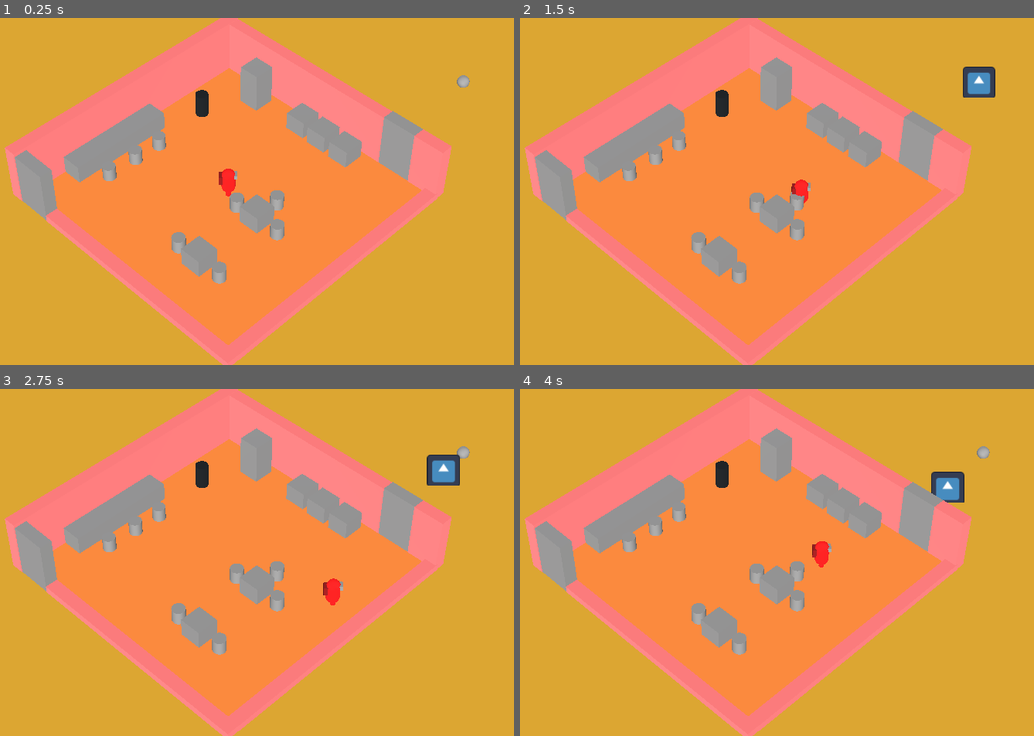
Above: before the commit, frames 1-4 (two rows, left to right).
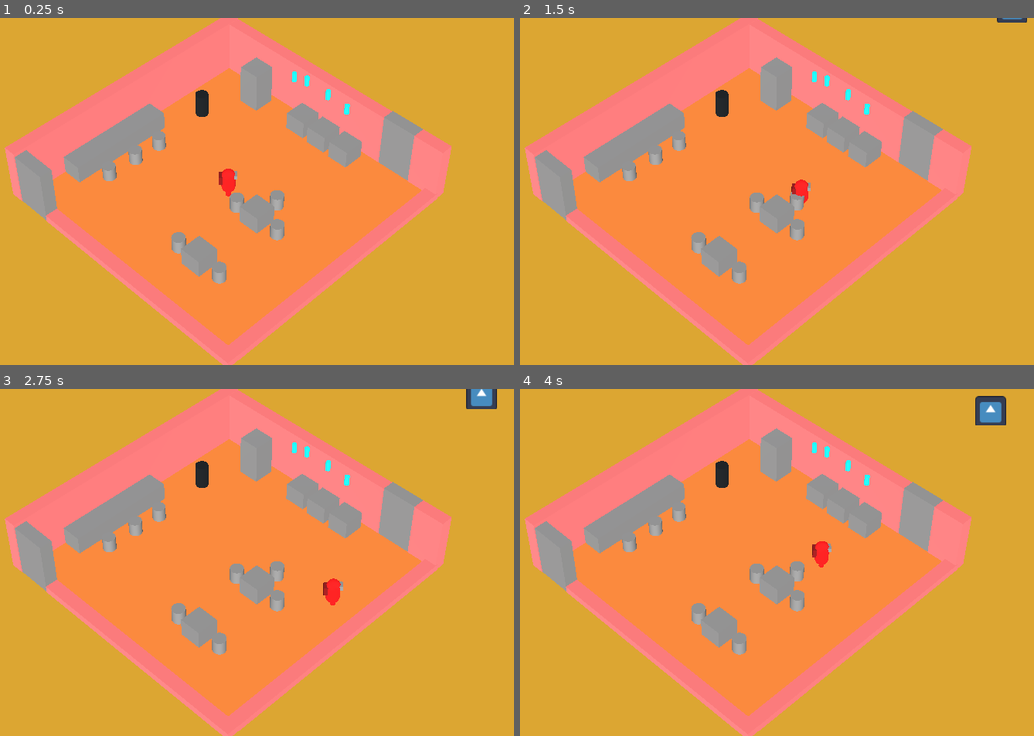
Above: after the commit, the same moments.

Repository: Kamjam/Bobaeria-Cafe
Game: Godot game, scene res://Scenes/Main.tscn
The game is run twice, just before and just after one commit, with the same random seed, the same clock (stepped at 60 frames per second) and the same inputs. The engine's default icon, where the game draws it, is replaced by a stand-in: a white triangle on a blue panel in a dark square.
Inputs:
- Up to frame 1 (0.25 s): no input
- Up to frame 2 (1.5 s): tap Enter at 0.5 s; hold D (right) 0.53-1.28 s; hold E (interact) 0.53-1.28 s; hold S (down) from 1.28 s (still down); tap E (interact) at 1.35 s
- Up to frame 3 (2.75 s): release S (down) at 2.03 s; hold D (right) from 2.03 s (still down); hold E (interact) from 2.03 s (still down)
- Up to frame 4 (4 s): release D (right) at 2.78 s; release E (interact) at 2.78 s; hold W (up) 2.78-3.53 s; tap E (interact) at 2.85 s; hold A (left) from 3.53 s (still down); hold E (interact) from 3.53 s (still down)

The runs differ from the first frame. In frame 1, 0.2% of the frame differs, in the area x 56-92%, y 15-28%; in frame 2, 0.8%; in frame 3, 1.1%; in frame 4, 1.2%, in the area x 56-95%, y 2-33%.

Commit message:
re pushed changes

Diff:
--- a/bobaeria-cafe/JoeFolder/Scripts/student.gd
+++ b/bobaeria-cafe/JoeFolder/Scripts/student.gd
@@ -30,34 +30,22 @@
 @onready var textScore : Label3D = $Score
 @onready var timer : Timer = $Timer
 @export var hasDrink : bool = false
-@export var test : bool
 func _init():
 	randomize()
-	if test:
-		if listToJudge[0] == 0:
-			listToJudge[0] = randi() % 5 + 1
-			SetRandomDesire(1)
-		while listToJudge[1] == 0:
-			var num = randi() % 5 + 1
-			if num != listToJudge[0]:
-				listToJudge[1] = num
-				SetRandomDesire(2)
-
-		while listToJudge[2] == 0:
-			var num = randi() % 5 + 1
-			if num != listToJudge[0] and num != listToJudge[1]:
-				listToJudge[2] = num
-				SetRandomDesire(3)
-	else:
-		listToJudge[0] = 1
+	if listToJudge[0] == 0:
+		listToJudge[0] = randi() % 5 + 1
 		SetRandomDesire(1)
-
-		listToJudge[1] = 2
-		SetRandomDesire(2)
-
-		listToJudge[2] = 3
-		SetRandomDesire(3)
-
+	while listToJudge[1] == 0:
+		var num = randi() % 5 + 1
+		if num != listToJudge[0]:
+			listToJudge[1] = num
+			SetRandomDesire(2)
+
+	while listToJudge[2] == 0:
+		var num = randi() % 5 + 1
+		if num != listToJudge[0] and num != listToJudge[1]:
+			listToJudge[2] = num
+			SetRandomDesire(3)
 
 	#print(listToJudge[0], listToJudge[1], listToJudge[2])
 func SetRandomDesire(num):
@@ -133,10 +121,10 @@
 
 				print("Cream", judgeThree)
 
-func JudgeDrink(otherDrink : bobaDrink) -> int:
+func JudgeDrink(otherDrink : bobaDrink):
 	match listToJudge[0]:
 			1:
-				if judgeOne >= (otherDrink.bubbleLevel -1) and judgeOne <= (otherDrink.bubbleLevel +1):
+				if judgeOne < (otherDrink.bubbleLevel -1) and judgeOne < (otherDrink.bubbleLevel +1):
 					drinkScore+=20
 			2:
 				if judgeOne == otherDrink.flavor:
@@ -145,14 +133,14 @@
 				if judgeOne == otherDrink.topping:
 					drinkScore+=20
 			4:
-				if judgeOne >= (otherDrink.sweetness -1) and judgeOne <=(otherDrink.sweetness +1):
+				if judgeOne < (otherDrink.sweetness -1) and judgeOne < (otherDrink.sweetness +1):
 					drinkScore+=20
 			5:
 				if judgeOne == otherDrink.hasWhippedCream:
 					drinkScore+=20
 	match listToJudge[1]:
 			1:
-				if judgeTwo >= (otherDrink.bubbleLevel -1) and judgeTwo <= (otherDrink.bubbleLevel +1):
+				if judgeTwo < (otherDrink.bubbleLevel -1) and judgeTwo < (otherDrink.bubbleLevel +1):
 					drinkScore+=20
 			2:
 				if judgeTwo == otherDrink.flavor:
@@ -161,14 +149,14 @@
 				if judgeTwo == otherDrink.topping:
 					drinkScore+=20
 			4:
-				if judgeTwo >= (otherDrink.sweetness -1) and judgeTwo <= (otherDrink.sweetness +1):
+				if judgeTwo < (otherDrink.sweetness -1) and judgeTwo < (otherDrink.sweetness +1):
 					drinkScore+=20
 			5:
 				if judgeTwo == otherDrink.hasWhippedCream:
 					drinkScore+=20
 	match listToJudge[2]:
 			1:
-				if judgeThree >= (otherDrink.bubbleLevel -1) and judgeThree <= (otherDrink.bubbleLevel +1):
+				if judgeThree < (otherDrink.bubbleLevel -1) and judgeThree < (otherDrink.bubbleLevel +1):
 					drinkScore+=20
 			2:
 				if judgeThree == otherDrink.flavor:
@@ -177,19 +165,18 @@
 				if judgeThree == otherDrink.topping:
 					drinkScore+=20
 			4:
-				if judgeThree >= (otherDrink.sweetness -1) and judgeThree <= (otherDrink.sweetness +1):
+				if judgeThree < (otherDrink.sweetness -1) and judgeThree < (otherDrink.sweetness +1):
 					drinkScore+=20
 			5:
 				if judgeThree == otherDrink.hasWhippedCream:
 					drinkScore+=20
-
+	print("YOU SCORED" ,drinkScore)
 	textScore.text = "" + str(drinkScore)
 	if instance:
 		instance.queue_free()
 		instance = null
 	hasDrink = true
 	textScore.show()
-	return drinkScore
 func _ready() -> void:
 	manager = get_tree().get_first_node_in_group("Manager")
 	chair = manager.GetChair()
--- a/bobaeria-cafe/JoeFolder/student.tscn
+++ b/bobaeria-cafe/JoeFolder/student.tscn
@@ -15,10 +15,9 @@
 agent = NodePath("NavigationAgent3D")
 stoppingDistance = 1.0
 speed = 2.0
-leaveTime = 90.0
+leaveTime = 60.0
 thoughtBubble = ExtResource("2_2msao")
 bubblePos = NodePath("BubblePos")
-test = true
 
 [node name="MeshInstance3D" type="MeshInstance3D" parent="."]
 visible = false
--- a/bobaeria-cafe/Player/player.gd
+++ b/bobaeria-cafe/Player/player.gd
@@ -5,16 +5,15 @@
 var pickedObject: bool = false
 var interactables: Array[Area3D]
 var byTrashCan: bool = false
+var menuController: DrinkMenuController
 
 var students: Array[CharacterBody3D]
 @export var currentDrink : bobaDrink
-signal AddScore(num : int)
 
 func _physics_process(delta: float) -> void:
 	# Add the gravity.
 	if not is_on_floor():
 		velocity += get_gravity() * delta
-
 
 	# Get the input direction and handle the movement/deceleration.
 	var input_dir := Input.get_vector("left", "right", "up", "down")
@@ -32,14 +31,16 @@
 	if event.is_action_pressed("quit"):get_tree().quit()
 
 	if event.is_action_pressed("interact") and interactables.size() > 0 and !pickedObject:
-		currentDrink = interactables[0]._drink_resource
+
 		interactables[0].reparent(get_tree().current_scene)
 		pick_up_object(interactables[0])
+
 		pickedObject = true
+		print("grabbed")
+
 	elif event.is_action_pressed("interact") and pickedObject and students.size() > 0:
 		if students[0].hasDrink == false:
-			var num = students[0].JudgeDrink(currentDrink)
-			AddScore.emit(num)
+			students[0].JudgeDrink(currentDrink)
 			students.remove_at(0)
 			interactables[0].queue_free()
 			interactables.remove_at(0)
@@ -49,6 +50,9 @@
 		interactables.remove_at(0)
 		pickedObject = false
 		print("trashed")
+	elif event.is_action_pressed("interact") and menuController != null:
+		menuController.enable_constructor_menu()
+		print("menu opened")
 
 func pick_up_object(object):
 	object.reparent(self)
@@ -56,9 +60,14 @@
 
 func _on_pickup_area_area_entered(area: Area3D) -> void:
 	interactables.append(area)
+	print("in area")
+
 
 func _on_pickup_area_area_exited(area: Area3D) -> void:
 	interactables.erase(area)
+	print("out area")
+
+
 
 func _on_pickup_area_body_entered(body: Node3D) -> void:
 	if body is Student:
@@ -66,9 +75,17 @@
 
 	if body is ThisIsTrashCan:
 		byTrashCan = true
+		print("trash can")
+
+	if body is DrinkMenuController:
+		menuController = body
+		print("menuController")
 
 func _on_pickup_area_body_exited(body: Node3D) -> void:
 	if body is ThisIsTrashCan:
 		byTrashCan = false
+		print("not trash can")
 	if body is Student:
 		students.erase(body)
+	if body is DrinkMenuController:
+		menuController = null
--- a/bobaeria-cafe/Scenes/DrinkConstructorMenu.tscn
+++ b/bobaeria-cafe/Scenes/DrinkConstructorMenu.tscn
@@ -62,6 +62,8 @@
 
 [node name="MILK TEA" type="CheckBox" parent="VBoxContainer/HBoxContainer2/TeaBaseRadioButtonControler" node_paths=PackedStringArray("_drink_constructor")]
 layout_mode = 2
+disabled = true
+button_pressed = true
 text = "MILK TEA"
 script = ExtResource("3_8noy5")
 _drink_constructor = NodePath("../../../..")
@@ -76,7 +78,6 @@
 
 [node name="GREEN TEA" type="CheckBox" parent="VBoxContainer/HBoxContainer2/TeaBaseRadioButtonControler" node_paths=PackedStringArray("_drink_constructor")]
 layout_mode = 2
-button_pressed = true
 text = "GREEN TEA"
 script = ExtResource("3_8noy5")
 _drink_constructor = NodePath("../../../..")
@@ -109,6 +110,7 @@
 
 [node name="COOKIE CRUMBLE" type="CheckBox" parent="VBoxContainer/HBoxContainer2/ToppingsRadioButtonControler2" node_paths=PackedStringArray("_drink_constructor")]
 layout_mode = 2
+disabled = true
 button_pressed = true
 text = "OREO CRUMBLES"
 script = ExtResource("4_51x64")
@@ -148,6 +150,7 @@
 
 [node name="ORIGNAL" type="CheckBox" parent="VBoxContainer/HBoxContainer2/FlavorsRadioButtonControler3" node_paths=PackedStringArray("_drink_constructor")]
 layout_mode = 2
+disabled = true
 button_pressed = true
 text = "ORIGNAL"
 script = ExtResource("5_yx06p")
--- a/bobaeria-cafe/Scenes/Main.tscn
+++ b/bobaeria-cafe/Scenes/Main.tscn
@@ -12,10 +12,9 @@
 [ext_resource type="Script" path="res://JoeFolder/Scripts/StudentSpawner.gd" id="5_g7obn"]
 [ext_resource type="Script" path="res://drink_menu_controller.gd" id="5_i4j7w"]
 [ext_resource type="PackedScene" uid="uid://do5p4i335e27s" path="res://JoeFolder/student.tscn" id="6_6hi14"]
-[ext_resource type="PackedScene" uid="uid://8b7le07s2bwh" path="res://JoeFolder/door_trigger.tscn" id="8_7hgyd"]
+[ext_resource type="PackedScene" path="res://JoeFolder/door_trigger.tscn" id="8_7hgyd"]
 [ext_resource type="PackedScene" uid="uid://c7cgcijvuyqhn" path="res://Time/Time GUI.tscn" id="9_1qeq3"]
-[ext_resource type="PackedScene" path="res://drink_spawner.tscn" id="13_tc6j1"]
-[ext_resource type="Script" path="res://ScoreScripts/score_mannager.gd" id="15_3de25"]
+[ext_resource type="PackedScene" uid="uid://ckuvr458mwi4f" path="res://drink_spawner.tscn" id="13_tc6j1"]
 
 [sub_resource type="NavigationMesh" id="NavigationMesh_qm2hx"]
 vertices = PackedVector3Array(16.6537, 0.0398855, -7.70873, 16.9037, 0.0398855, -7.20873, 50.1537, 0.0398855, -38.7087, …(2848 unchanged characters)…
@@ -209,6 +208,18 @@
 [node name="WorldEnvironment" type="WorldEnvironment" parent="."]
 environment = SubResource("Environment_dmqok")
 
+[node name="Tea" parent="." instance=ExtResource("2_iq2yb")]
+transform = Transform3D(1, 0, 0, 0, 1, 0, 0, 0, 1, 5.75034, 4.78788, -6.60963)
+
+[node name="Tea2" parent="." instance=ExtResource("2_iq2yb")]
+transform = Transform3D(1, 0, 0, 0, 1, 0, 0, 0, 1, 7.19492, 4.82656, -5.01267)
+
+[node name="Tea3" parent="." instance=ExtResource("2_iq2yb")]
+transform = Transform3D(1, 0, 0, 0, 1, 0, 0, 0, 1, 8.43361, 4.84212, -3.40882)
+
+[node name="Tea4" parent="." instance=ExtResource("2_iq2yb")]
+transform = Transform3D(1, 0, 0, 0, 1, 0, 0, 0, 1, 4.83153, 5.01766, -6.80929)
+
 [node name="Boundary" type="StaticBody3D" parent="."]
 
 [node name="CollisionShape3D" type="CollisionShape3D" parent="Boundary"]
@@ -310,12 +321,12 @@
 exit = NodePath("../Exit")
 
 [node name="Spawn" type="MeshInstance3D" parent="." node_paths=PackedStringArray("spawnPosition")]
-transform = Transform3D(1, 0, 0, 0, 1, 0, 0, 0, 1, 18.6262, 0.141827, -12.1526)
+transform = Transform3D(1, 0, 0, 0, 1, 0, 0, 0, 1, 22.7161, 0.141826, -21.9566)
 mesh = SubResource("SphereMesh_lwtrr")
 script = ExtResource("5_g7obn")
 student = ExtResource("6_6hi14")
 spawnPosition = NodePath(".")
-customerRate = 30.0
+customerRate = 3.0
 
 [node name="Exit" type="MeshInstance3D" parent="."]
 transform = Transform3D(1, 0, 0, 0, 1, 0, 0, 0, 1, -23.0776, 1.12142, 18.2188)
@@ -334,8 +345,3 @@
 _drink_prefab = ExtResource("2_iq2yb")
 _drink_spawn_points = [NodePath("../NavigationRegion3D/Table8/DrinkSpawnPoint"), NodePath("../NavigationRegion3D/Table7/DrinkSpawnPoint"), NodePath("../NavigationRegion3D/Table6/DrinkSpawnPoint")]
 _drink_constructor = NodePath("../Control")
-
-[node name="ScoreKeeper" type="Node3D" parent="."]
-script = ExtResource("15_3de25")
-
-[connection signal="AddScore" from="Player" to="ScoreKeeper" method="_on_player_add_score"]
--- a/bobaeria-cafe/ScoreScripts/score_mannager.gd
+++ b/bobaeria-cafe/ScoreScripts/score_mannager.gd
@@ -1,4 +1,3 @@
-class_name ScoreManager
 extends Node
 
 @export var player_score: int
@@ -6,13 +5,8 @@
 signal score_updated(updated_score: int)
 
 func add_score(added_score: int):
-	player_score += added_score
+	player_score += player_score
 	score_updated.emit(player_score)
-	print("SCORE: ",player_score)
 
 func set_player_score(set_score: int):
 	player_score = set_score
-
-
-func _on_player_add_score(num: int) -> void:
-	add_score(num)
Not shown: 1 places in bobaeria-cafe/Scenes/Main.tscn that only renumber resources
